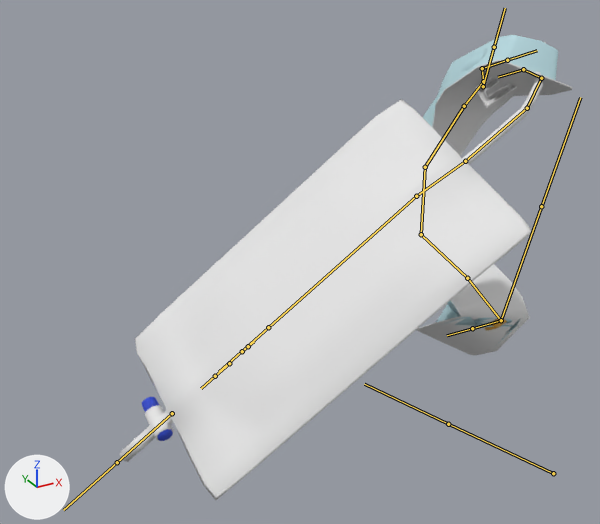
One commit to the FBX model care-up/Assets/_Models/catheter_Supertubular.fbx: the scene before it, then after it.
Rendered twice from a 50 mm camera at (-0.5, -0.912, 0.441) aimed at (-0.192, -0.353, 0.162). The lights are fixed; the arrows at lower left show +X, +Y and +Z. Both versions are drawn at frame 1094 of the action 'catArm|catheter_OnBody_SupertubularSQ2_BAKED_L_Lib.004'; the numbers are the values there. The bones that bend it are drawn over the model as lines.

Names of what the first picture shows: 'CathClipClosed', 'catCover', 'catInner', 'catInnerTop.002', 'catOuter', 'catheter', 'catheter_bag'.
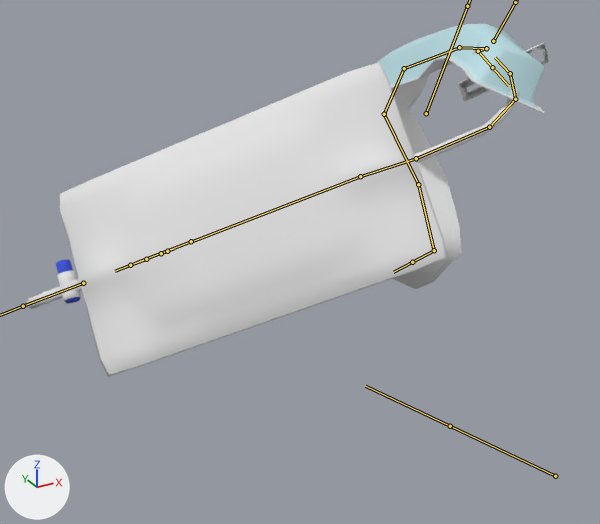
Commit message: Finished with implementing a second sequence to the supertubular exchange protocol

Location of each change, (x1, y1, x2, y2) in pixels of the pictures (600 x 524 px):
'catheter_bag', posed (16% wider, 26% shorter): before (120, 72, 543, 500); after (27, 62, 519, 377)
'catCover', posed (22% shorter): before (417, 60, 573, 356); after (391, 57, 545, 289)
'catOuter', posed: before (423, 35, 558, 344); after (377, 24, 545, 277)
'CathClipClosed', posed: before (476, 77, 517, 108); after (458, 78, 490, 102)
'catInner', posed (not visible afterwards): before (461, 53, 512, 324)
'catheter', posed (not visible afterwards): before (484, 319, 507, 331)
'catInnerTop.002', posed: before (481, 48, 488, 60); after (472, 41, 482, 55)
bone 'start', root to tip: before (523, 69) to (498, 77); after (510, 73) to (495, 57)
bone 'b.000', root to tip: before (483, 81) to (464, 106); after (486, 48) to (459, 47)
bone 'b.004', root to tip: before (467, 278) to (501, 320); after (418, 184) to (434, 250)
bone 'end', root to tip: before (501, 320) to (472, 328); after (434, 250) to (412, 262)
bone 'b_tube0.001', root to tip: before (541, 78) to (527, 108); after (515, 99) to (489, 127)
bone 'b_tube1', root to tip: before (527, 108) to (465, 161); after (489, 127) to (416, 158)
bone 'b_tube2', root to tip: before (465, 161) to (416, 196); after (416, 158) to (360, 176)

Edits to the bpy script that builds the scene:
```text
Change bone_start:
    where bone_start = bpy.data.objects['catArm'].pose.bones['start']
    bone_start.location: (0.03, 0.421, 0.318) -> (0.037, 0.413, 0.314)
    bone_start.rotation_quaternion: (-0.137, 0.204, 0.141, -0.959) -> (-0.188, 0.19, -0.106, -0.958)  # degrees (-20, 21, 160) -> degrees (8, 24, 160)
Change bone_b_000:
    where bone_b_000 = bpy.data.objects['catArm'].pose.bones['b.000']  # child of 'start'
    bone_b_000.rotation_quaternion: (0.965, -0.041, -0.177, 0.187) -> (0.962, 0.107, -0.198, 0.155)  # degrees (-9, -19, 23) -> degrees (9, -24, 16)
    bone_b_000.scale: (0.99, 0.99, 0.99) -> (1.0, 1.0, 1.0)
Change bone_b_004:
    where bone_b_004 = bpy.data.objects['catArm'].pose.bones['b.004']  # child of 'b.003'
    bone_b_004.rotation_quaternion: (0.992, 0.093, 0.079, 0.034) -> (0.987, 0.134, 0.082, 0.038)  # degrees (11, 9, 5) -> degrees (16, 9, 6)
Change bone_end:
    where bone_end = bpy.data.objects['catArm'].pose.bones['end']  # child of 'b.004'
    bone_end.rotation_quaternion: (-0.33, -0.28, -0.022, 0.901) -> (-0.581, -0.214, -0.095, 0.78)  # degrees (10, 31, -137) -> degrees (6, 26, -105)
Change bone_b_tube0_001:
    where bone_b_tube0_001 = bpy.data.objects['catArm'].pose.bones['b_tube0.001']  # child of 'b_tube0'
    bone_b_tube0_001.rotation_quaternion: (0.885, -0.428, -0.001, -0.183) -> (0.888, -0.393, -0.165, -0.173)  # degrees (-50, -9, -19) -> degrees (-45, -25, -11)
Change bone_b_tube1:
    where bone_b_tube1 = bpy.data.objects['catArm'].pose.bones['b_tube1']  # child of 'b_tube0.001'
    bone_b_tube1.rotation_quaternion: (0.906, -0.102, 0.351, -0.214) -> (0.911, -0.093, 0.351, -0.197)  # degrees (-25, 36, -35) -> degrees (-23, 37, -32)
Change bone_b_tube2:
    where bone_b_tube2 = bpy.data.objects['catArm'].pose.bones['b_tube2']  # child of 'b_tube1'
    bone_b_tube2.rotation_quaternion: (0.997, 0.018, -0.057, -0.044) -> (0.999, 0.003, -0.025, -0.042)  # degrees (2, -6, -5) -> degrees (0, -3, -5)
```
